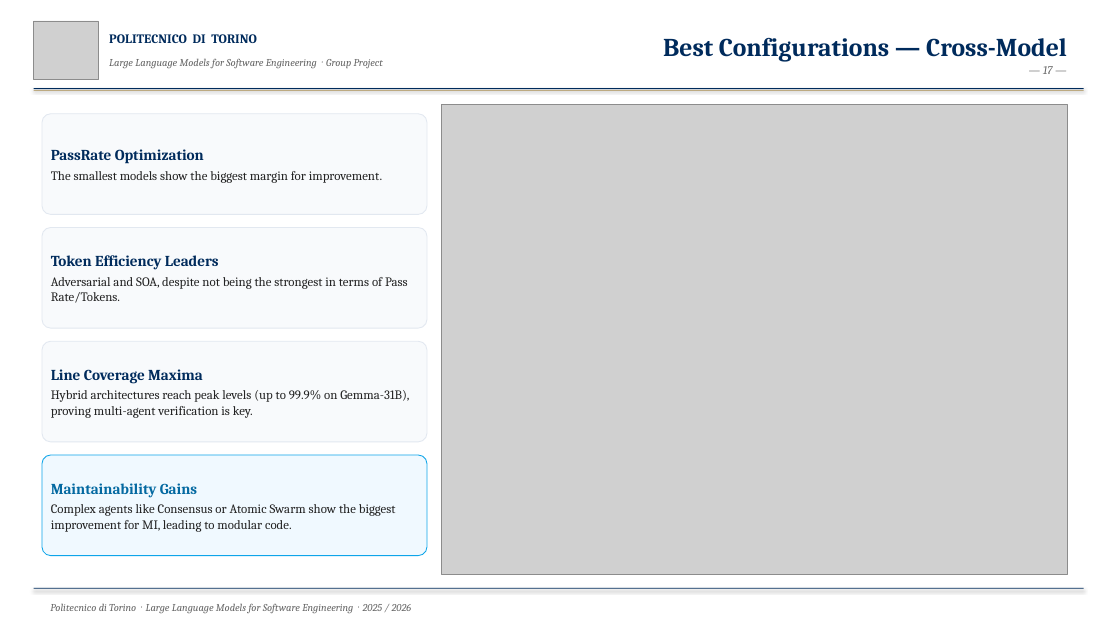
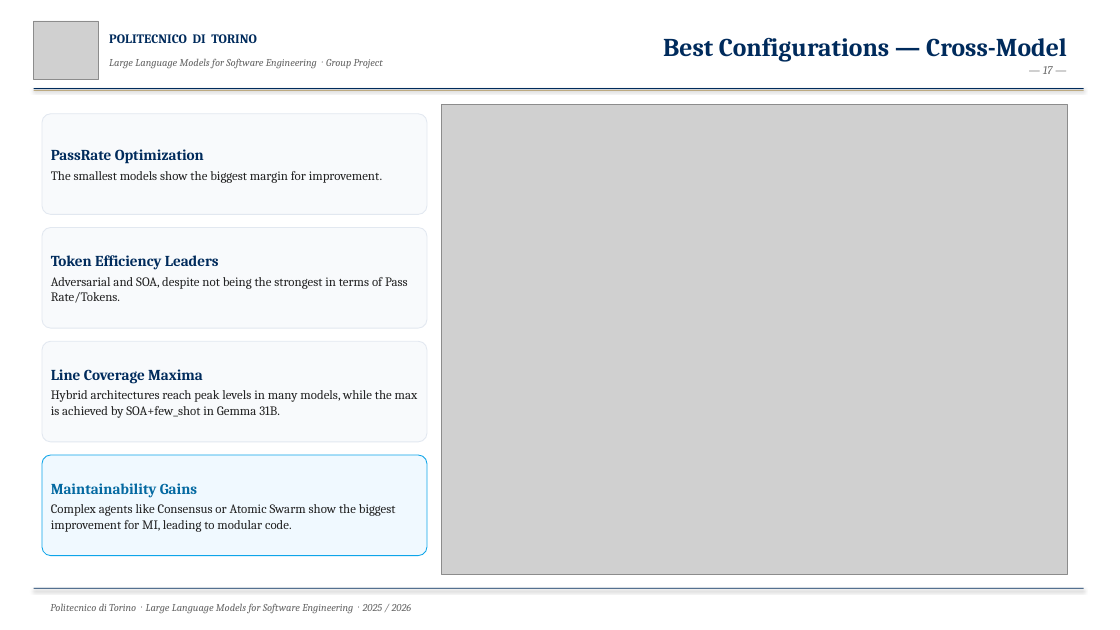
Before and after one commit to LLMProjectPolito/LLMProject, a slide deck: slide 17 of report/presentation.pptx. Drawn at 1120x630 pixels with LibreOffice and Linux fonts; fonts in the diff are those of the drawing; grey boxes stand for pictures. Boxes give left, top, right and bottom in pixels: in the first picture for what was removed or moved away, otherwise in the second. Text is boxed around its words. In the diff, an @@ line names an element or a change of style, - is before the commit and + after.

```diff
--- a/report/presentation.pptx
+++ b/report/presentation.pptx
@@ text at (x1=51, y1=390, x2=418, y2=418): text changed @@
-Hybrid architectures reach peak levels (up to 99.9% on Gemma-31B), proving multi-agent verification is key.
+Hybrid architectures reach peak levels in many models, while the max is achieved by SOA+few_shot in Gemma 31B.
```
Also in this commit, not shown: 10 other slides changed, 2 other files.
